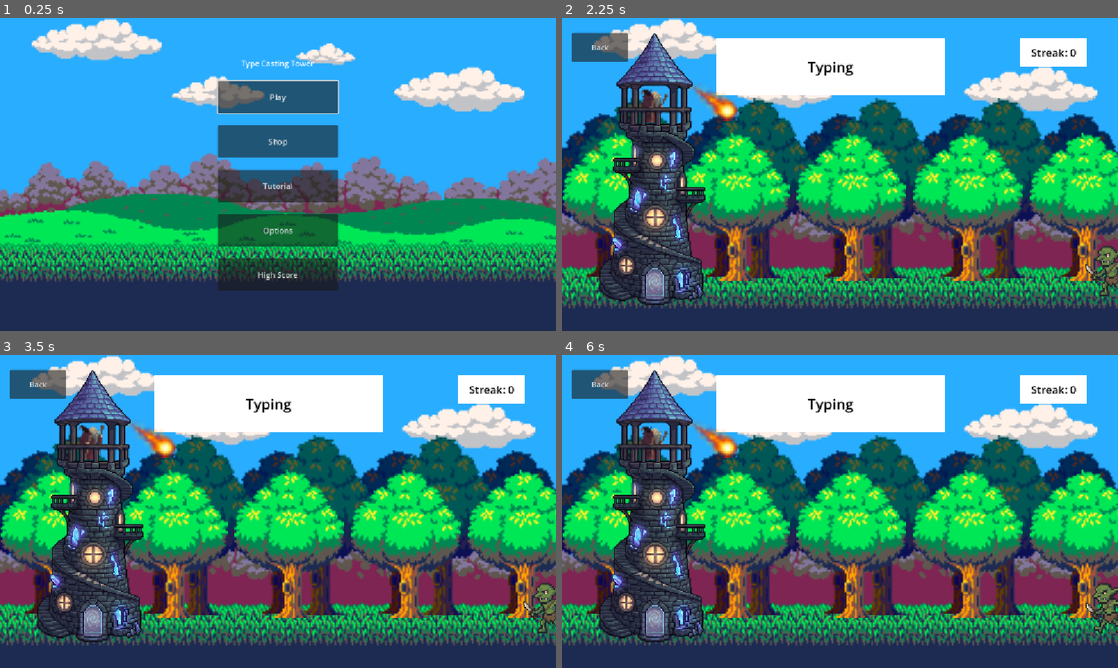
Above: before the commit, frames 1-4 (two rows, left to right).
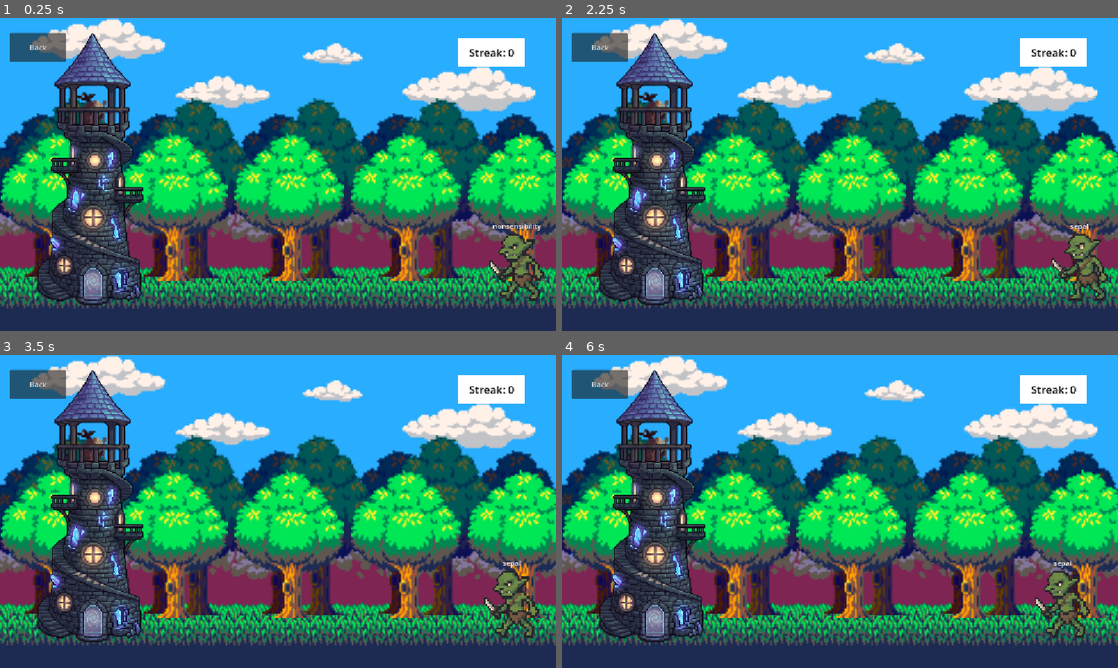
Above: after the commit, the same moments.

Repository: Lychiez/TypingTowerDefense
Game: Godot game, scene res://scenes/game/game.tscn
Two runs of this game, one before a commit and one after it. Both use one fixed random seed, a clock stepped at 60 frames per second and the inputs below. Before the commit the project starts from res://scenes/menus/main_menu.tscn.
Inputs (mouse positions are in pixels of both pictures, inside the frame that each line leads up to):
- Up to frame 1 (0.25 s): no input
- Up to frame 2 (2.25 s): click (840, 96) at 0.5 s, where only the run before the commit has a clickable "Play"; click "Back" at 1.25 s; click "Play" at 2 s
- Up to frame 3 (3.5 s): tap Enter at 2.75, 2.85 s; tap Backspace at 3.05 s
- Up to frame 4 (6 s): tap Backspace at 3.6, 4.55, 5.1 s; tap Enter at 3.8, 4.35, 5.3, 5.85 s

The runs differ from the first frame. In frame 1, 66% of the frame differs, in the area x 0-100%, y 0-93%; in frame 2, 9.1%; in frame 3, 9.3%; in frame 4, 9.4%.
Error before the commit: Invalid access to property or key 'area_entered' on a base object of type 'null instance'. (res://scenes/game/tower.gd:20)
Error after the commit: Invalid access to property or key 'currWord' on a base object of type 'Nil'. (res://scenes/player/player.gd:31)

Commit message:
Added Player and Enemy Scenes, moved and changed gameplay

Diff:
--- a/game/type-casting-tower/project.godot
+++ b/game/type-casting-tower/project.godot
@@ -11,7 +11,7 @@
 [application]
 
 config/name="TypeCastingTower"
-run/main_scene="uid://cvu73adlupnos"
+run/main_scene="uid://d15dgw0pqs115"
 config/features=PackedStringArray("4.7", "Forward Plus")
 config/icon="res://icon.svg"
 
@@ -19,11 +19,16 @@
 
 MusicState="*uid://y5711nv4rl1b"
 ScoreManager="*uid://d17j2iovfeas7"
+WordClass="*uid://cf66mvc4wqowy"
 
 [display]
 
 window/stretch/mode="canvas_items"
 window/stretch/aspect="expand"
+
+[global_group]
+
+enemies=""
 
 [physics]
 
--- /dev/null
+++ b/game/type-casting-tower/scenes/enemy/enemy.gd
@@ -0,0 +1,68 @@
+class_name Enemy
+extends Node2D
+
+# Export enemy stats
+@export var health = 100
+@export var damage = 10
+@export var speed = 10
+# currWord set to "" for empty string, will be set when enemy spawns through spawn() func.
+@export var currWord = ""
+
+@onready var enemyText: RichTextLabel = $EnemyText
+@onready var Sprite: AnimatedSprite2D = $Enemy
+
+# Position is global to the scene/node in godot, so no need for position variable.
+
+func spawn() -> void:
+	# Set Values for prototype, will likely be changed to be set based on enemy type
+	# Static values for prototype
+	health = 100
+	damage = 10
+	speed = 10
+	visible = true
+	currWord = WordClass.wordsList.pick_random()
+	enemyText.text = currWord
+	# set enemy text to be above the sprite
+	# anchor preset set to center means you
+	# don't have to change x position based on word size.
+
+# Used to check accuracy, ie. change coloring of letters.
+# For prototype, likely won't need to include it
+# but this function will likely be updated to add checks
+# and updates for accuracy.
+func checkAcc(input: String) -> void:
+	enemyText.clear()
+	for i in range(currWord.length()):
+		var letter_color := Color.WHITE
+		if i < input.length():
+			if input[i] == currWord[i]:
+				letter_color = Color.GREEN
+			else:
+				letter_color = Color.RED
+		enemyText.push_color(letter_color)
+		enemyText.add_text(currWord[i])
+		enemyText.pop()
+
+func destroy() -> void:
+	if health <= 0:
+		visible = false
+	currWord = ""
+	set_process(false)
+
+func attack() -> void:
+	pass
+
+func touchingTower(Vector2) -> bool:
+	return true
+
+# Called when the node enters the scene tree for the first time.
+func _ready() -> void:
+	spawn()
+	Sprite.play("default")
+
+
+
+# _process will mainly be used for loading and for animating the sprites frames.
+# Called every frame. 'delta' is the elapsed time since the previous frame.
+func _process(delta: float) -> void:
+	position.x -= 10 * delta
--- /dev/null
+++ b/game/type-casting-tower/scenes/enemy/enemy.tscn
@@ -0,0 +1,50 @@
+[gd_scene format=3 uid="uid://gtbedv7aqoth"]
+
+[ext_resource type="Script" uid="uid://coi6ome0owfbh" path="res://scenes/enemy/enemy.gd" id="1_2pb1h"]
+[ext_resource type="Texture2D" uid="uid://bdi8vcgbhc4jr" path="res://assets/goblin_frames/walk_01.png" id="2_40wdo"]
+[ext_resource type="Texture2D" uid="uid://bvbll7yg46gl0" path="res://assets/goblin_frames/walk_02.png" id="3_tjssy"]
+
+[sub_resource type="SpriteFrames" id="SpriteFrames_o3385"]
+animations = [{
+"frames": [{
+"duration": 1.0,
+"texture": ExtResource("2_40wdo")
+}, {
+"duration": 1.0,
+"texture": ExtResource("3_tjssy")
+}],
+"loop": 1,
+"name": &"default",
+"speed": 5.0
+}]
+
+[sub_resource type="RectangleShape2D" id="RectangleShape2D_vamnb"]
+size = Vector2(135, 160)
+
+[node name="EnemySprite" type="CharacterBody2D" unique_id=288556815 groups=["enemies"]]
+script = ExtResource("1_2pb1h")
+
+[node name="EnemyText" type="RichTextLabel" parent="." unique_id=1401574089]
+clip_contents = false
+anchors_preset = 15
+anchor_right = 1.0
+anchor_bottom = 1.0
+offset_left = -24.5
+offset_top = -100.0
+offset_right = 24.5
+offset_bottom = -77.0
+grow_horizontal = 2
+grow_vertical = 2
+text = "Tester"
+fit_content = true
+autowrap_mode = 0
+horizontal_alignment = 1
+vertical_alignment = 1
+
+[node name="Enemy" type="AnimatedSprite2D" parent="." unique_id=1191010588]
+scale = Vector2(0.5, 0.5)
+sprite_frames = SubResource("SpriteFrames_o3385")
+
+[node name="CollisionShape2D" type="CollisionShape2D" parent="." unique_id=1078679206]
+position = Vector2(1.5, 4)
+shape = SubResource("RectangleShape2D_vamnb")
--- a/game/type-casting-tower/scenes/game/game.tscn
+++ b/game/type-casting-tower/scenes/game/game.tscn
@@ -7,126 +7,20 @@
 [ext_resource type="Texture2D" uid="uid://bwy45db7p8ou2" path="res://assets/Multi_Platformer_Tileset_Free/GrassLand/Background/GrassLand_Background_5.png" id="3_5i0tg"]
 [ext_resource type="Texture2D" uid="uid://dwhx2rxaqoeqx" path="res://assets/Multi_Platformer_Tileset_Free/GrassLand/Props/GrassLand_Tree.png" id="4_lfrn8"]
 [ext_resource type="Texture2D" uid="uid://bt242uhnxdc3d" path="res://assets/images/TowerSpriteSheet.png" id="6_5i0tg"]
-[ext_resource type="Texture2D" uid="uid://dcpojqrgvq0wx" path="res://assets/warloclSpriteSheet.png" id="6_vaxfo"]
-[ext_resource type="Texture2D" uid="uid://baqj2fjqiyrs1" path="res://assets/goblin_frames/attack_01.png" id="7_5jirj"]
-[ext_resource type="Texture2D" uid="uid://booxq7sev5jit" path="res://assets/images/fireball.png" id="7_ftsea"]
-[ext_resource type="Texture2D" uid="uid://c45a1ypatimov" path="res://assets/goblin_frames/attack_03.png" id="8_vaxfo"]
-[ext_resource type="Texture2D" uid="uid://cueiqfthyv701" path="res://assets/goblin_frames/attack_02.png" id="9_ftsea"]
-[ext_resource type="Texture2D" uid="uid://vehu78vy88dw" path="res://assets/goblin_frames/attack_04.png" id="10_otnwt"]
-[ext_resource type="Texture2D" uid="uid://bdi8vcgbhc4jr" path="res://assets/goblin_frames/walk_01.png" id="11_3xj4h"]
+[ext_resource type="PackedScene" uid="uid://ddj55mj6w515b" path="res://scenes/player/Player.tscn" id="7_otnwt"]
+[ext_resource type="PackedScene" uid="uid://gtbedv7aqoth" path="res://scenes/enemy/enemy.tscn" id="8_4j704"]
 [ext_resource type="Script" uid="uid://bsmwya4r70cxt" path="res://scenes/game/tower.gd" id="11_5v6r0"]
-[ext_resource type="Texture2D" uid="uid://bvbll7yg46gl0" path="res://assets/goblin_frames/walk_02.png" id="12_5v6r0"]
 
 [sub_resource type="StyleBoxFlat" id="StyleBoxFlat_fffr6"]
 bg_color = Color(1, 1, 1, 1)
 
-[sub_resource type="AtlasTexture" id="AtlasTexture_3xj4h"]
-atlas = ExtResource("6_vaxfo")
-region = Rect2(50, 0, 25, 26)
-
-[sub_resource type="AtlasTexture" id="AtlasTexture_otnwt"]
-atlas = ExtResource("6_vaxfo")
-region = Rect2(25, 0, 25, 26)
-
-[sub_resource type="AtlasTexture" id="AtlasTexture_5v6r0"]
-atlas = ExtResource("6_vaxfo")
-region = Rect2(75, 0, 25, 26)
-
-[sub_resource type="AtlasTexture" id="AtlasTexture_vaxfo"]
-atlas = ExtResource("6_vaxfo")
-region = Rect2(0, 26, 25, 26)
-
-[sub_resource type="AtlasTexture" id="AtlasTexture_ftsea"]
-atlas = ExtResource("6_vaxfo")
-region = Rect2(25, 26, 25, 26)
-
-[sub_resource type="AtlasTexture" id="AtlasTexture_uyinl"]
-atlas = ExtResource("6_vaxfo")
-region = Rect2(75, 0, 25, 26)
-
-[sub_resource type="AtlasTexture" id="AtlasTexture_10c2w"]
-atlas = ExtResource("6_vaxfo")
-region = Rect2(75, 26, 25, 26)
-
-[sub_resource type="AtlasTexture" id="AtlasTexture_pg2xm"]
-atlas = ExtResource("6_vaxfo")
-region = Rect2(100, 26, 25, 26)
-
-[sub_resource type="SpriteFrames" id="SpriteFrames_fffr6"]
-animations = [{
-"frames": [{
-"duration": 3.0,
-"texture": SubResource("AtlasTexture_3xj4h")
-}, {
-"duration": 3.0,
-"texture": SubResource("AtlasTexture_otnwt")
-}, {
-"duration": 4.0,
-"texture": SubResource("AtlasTexture_5v6r0")
-}],
-"loop": 1,
-"name": &"Idle",
-"speed": 5.0
-}, {
-"frames": [{
-"duration": 1.0,
-"texture": SubResource("AtlasTexture_vaxfo")
-}, {
-"duration": 1.0,
-"texture": SubResource("AtlasTexture_ftsea")
-}, {
-"duration": 1.0,
-"texture": SubResource("AtlasTexture_uyinl")
-}, {
-"duration": 1.0,
-"texture": SubResource("AtlasTexture_10c2w")
-}, {
-"duration": 1.0,
-"texture": SubResource("AtlasTexture_pg2xm")
-}],
-"loop": 1,
-"name": &"attack",
-"speed": 5.0
-}]
-
 [sub_resource type="RectangleShape2D" id="RectangleShape2D_5v6r0"]
 size = Vector2(46.217644, 168.25226)
 
-[sub_resource type="SpriteFrames" id="SpriteFrames_5i0tg"]
-animations = [{
-"frames": [{
-"duration": 1.0,
-"texture": ExtResource("7_5jirj")
-}, {
-"duration": 1.0,
-"texture": ExtResource("8_vaxfo")
-}, {
-"duration": 1.0,
-"texture": ExtResource("9_ftsea")
-}, {
-"duration": 1.0,
-"texture": ExtResource("10_otnwt")
-}],
-"loop": 1,
-"name": &"Goblin Attack",
-"speed": 5.0
-}, {
-"frames": [{
-"duration": 2.0,
-"texture": ExtResource("11_3xj4h")
-}, {
-"duration": 1.5,
-"texture": ExtResource("12_5v6r0")
-}],
-"loop": 1,
-"name": &"Goblin walk",
-"speed": 5.0
-}]
-
 [sub_resource type="StyleBoxFlat" id="StyleBoxFlat_gq1x7"]
 bg_color = Color(1, 1, 1, 1)
 
-[node name="Game" type="Control" unique_id=1119010962 node_paths=PackedStringArray("tower", "enemy")]
+[node name="Game" type="Control" unique_id=1119010962 node_paths=PackedStringArray("tower", "enemy", "player")]
 layout_mode = 3
 anchors_preset = 15
 anchor_right = 1.0
@@ -136,7 +30,8 @@
 scale = Vector2(0.92730117, 0.9190501)
 script = ExtResource("1_otnwt")
 tower = NodePath("Tower")
-enemy = NodePath("Enemy Goblin")
+enemy = NodePath("EnemySprite")
+player = NodePath("player")
 
 [node name="Clouds" type="TextureRect" parent="." unique_id=1802483545]
 layout_mode = 1
@@ -258,6 +153,7 @@
 texture = ExtResource("4_lfrn8")
 
 [node name="Textbox" type="RichTextLabel" parent="." unique_id=849033249]
+visible = false
 custom_minimum_size = Vector2(512, 128)
 layout_mode = 0
 offset_left = 344.0
@@ -282,18 +178,13 @@
 text = "Back"
 script = ExtResource("1_sul5r")
 
-[node name="Wizard" type="AnimatedSprite2D" parent="." unique_id=1055826836]
-position = Vector2(206, 193)
+[node name="EnemySprite" parent="." unique_id=288556815 instance=ExtResource("8_4j704")]
+position = Vector2(1157.1215, 557.0969)
+scale = Vector2(1, 0.99999994)
+
+[node name="player" parent="." unique_id=912395618 instance=ExtResource("7_otnwt")]
+position = Vector2(197, 203)
 scale = Vector2(3.5, 3.5)
-sprite_frames = SubResource("SpriteFrames_fffr6")
-animation = &"Idle"
-autoplay = "Idle"
-frame_progress = 0.47632495
-
-[node name="Fireball" type="Sprite2D" parent="Wizard" unique_id=1200143427]
-position = Vector2(37.142857, -1.1428556)
-scale = Vector2(2, 2)
-texture = ExtResource("7_ftsea")
 
 [node name="Tower" type="Sprite2D" parent="." unique_id=1871822049]
 position = Vector2(201, 343)
@@ -310,14 +201,6 @@
 position = Vector2(-7.3142395, 54.004425)
 scale = Vector2(6.443546, 6.443546)
 shape = SubResource("RectangleShape2D_5v6r0")
-
-[node name="Enemy Goblin" type="AnimatedSprite2D" parent="." unique_id=1061011028]
-position = Vector2(1216.4332, 566.8897)
-scale = Vector2(0.37814164, 0.37814164)
-sprite_frames = SubResource("SpriteFrames_5i0tg")
-animation = &"Goblin walk"
-autoplay = "Goblin walk"
-frame_progress = 0.2482586
 
 [node name="Streak" type="Label" parent="." unique_id=1159214983]
 custom_minimum_size = Vector2(64, 64)
--- a/game/type-casting-tower/scenes/game/gameplay.gd
+++ b/game/type-casting-tower/scenes/game/gameplay.gd
@@ -1,6 +1,7 @@
 extends Node
 @export var tower: Node
 @export var enemy: Node
+@export var player: Node
 @onready var textBox: RichTextLabel = $Textbox
 @onready var streakBox: Label = $Streak
 @onready var gameOverBox: VBoxContainer = $"Game Over Box"
@@ -11,79 +12,80 @@
 # Called when the node enters the scene tree for the first time.
 # moved to the collision handling by the collision shapes
 var session_ended := false
-var typed_word:=""
-var dictionary = ["Typing","Typing","Defence"]
-var index = 0
-var target_word= dictionary[index]
 var streak = 0
 var session_saved := false
 
 func _ready() -> void:
-	update_word_display()
+	player.streak_changed.connect(streak_change)
 	tower.destroyed.connect(end_session)
 
 # Called every frame. 'delta' is the elapsed time since the previous frame.
 func _process(delta: float) -> void:
 	pass
 
-func update_word_display() ->void:
-	target_word = dictionary[index]
-	textBox.clear()
-	for i in range(target_word.length()):
-		var letter_color := Color.BLACK
-		if i < typed_word.length():
-			if typed_word[i] == target_word[i]:
-				letter_color = Color.GREEN
-			else:
-				letter_color = Color.RED
-		textBox.push_color(letter_color)
-		textBox.add_text(target_word[i])
-		textBox.pop()
-	textBox.add_text("\n" + typed_word)
+#func update_word_display() ->void:
+	#if target_word.is_empty():
+		#target_word = WordClass.wordsList.pick_random()
+	#textBox.clear()
+	#for i in range(target_word.length()):
+		#var letter_color := Color.BLACK
+		#if i < typed_word.length():
+			#if typed_word[i] == target_word[i]:
+				#letter_color = Color.GREEN
+			#else:
+				#letter_color = Color.RED
+		#textBox.push_color(letter_color)
+		#textBox.add_text(target_word[i])
+		#textBox.pop()
+	#textBox.add_text("\n" + typed_word)
 
 #keyboard input of typing, only want letters
 #add to the type_word or remove, or send tp submit to comparision handling
-func _unhandled_key_input(event: InputEvent) -> void:
-	if session_ended:
-		return
-	if not event is InputEventKey:
-		return
-	if not event.pressed or event.echo:
-		return
-	if event.keycode == KEY_ENTER:
-		print("entered pressed")
-		if not typed_word.is_empty():
-			_submit_word()
-	elif event.keycode == KEY_BACKSPACE:
-			print("backspace pressed")
-			typed_word = typed_word.left(-1)
-	elif (event.unicode >= 65 and event.unicode <= 90) or \
-		(event.unicode >= 97 and event.unicode <= 122):
-		print("pressed " + String.chr(event.unicode))
-		typed_word += String.chr(event.unicode)
-	else:
-		return
-	update_word_display()
-	get_viewport().set_input_as_handled()
+#func _unhandled_key_input(event: InputEvent) -> void:
+	#if session_ended:
+		#return
+	#if not event is InputEventKey:
+		#return
+	#if not event.pressed or event.echo:
+		#return
+	#if event.keycode == KEY_ENTER:
+		#print("entered pressed")
+		#if not typed_word.is_empty():
+			#_submit_word()
+	#elif event.keycode == KEY_BACKSPACE:
+			#print("backspace pressed")
+			#typed_word = typed_word.left(-1)
+	#elif (event.unicode >= 65 and event.unicode <= 90) or \
+		#(event.unicode >= 97 and event.unicode <= 122):
+		#print("pressed " + String.chr(event.unicode))
+		#typed_word += String.chr(event.unicode)
+	#else:
+		#return
+	#update_word_display()
+	#get_viewport().set_input_as_handled()
 
 #handle comparison and consequences
-func _submit_word() -> void:
-	if not (typed_word == target_word):
-		print("word wan't correct, reset streak")
-		streak = 0
-	else:
-		#enemy.take_damage(1)
-		streak += 1
-	typed_word = ""
-	index = (index + 1) % dictionary.size()
-	streakBox.text = "Streak: " + str(streak)
-	return
+#func _submit_word() -> void:
+	#if not (typed_word == target_word):
+		#print("word wan't correct, reset streak")
+		#streak = 0
+	#else:
+		##enemy.take_damage(1)
+		#streak += 1
+	#typed_word = ""
+	#target_word = ""
+	##index = (index + 1) % dictionary.size()
+	#streakBox.text = "Streak: " + str(streak)
+	#return
+
+func streak_change(new_streak: int) -> void:
+	streakBox.text = "Streak: " + str(new_streak)
 
 # a game session ends
 #tower for game ending reasons
 func end_session() -> void:
 	if session_saved:
 		return
-	var error := ScoreManager.save_score(streak)
-	if error == OK:
-		session_saved = true
+	#var error := ScoreManager.save_score(streak)
+	#if error == OK:
+		#session_saved = true
--- a/game/type-casting-tower/scenes/game/tower.gd
+++ b/game/type-casting-tower/scenes/game/tower.gd
@@ -17,7 +17,8 @@
 
 
 func _ready() -> void:
-	$Area2D.area_entered.connect(_on_enemy_entered)
+	#$Area2D.area_entered.connect(_on_enemy_entered)
+	pass
 
 func _on_enemy_entered(area: Area2D) -> void:
 	# Assumes the enemy's Area2D is a child of its sprite.
--- /dev/null
+++ b/game/type-casting-tower/scenes/player/Player.tscn
@@ -0,0 +1,33 @@
+[gd_scene format=3 uid="uid://ddj55mj6w515b"]
+
+[ext_resource type="Texture2D" uid="uid://1ik50qvf1osm" path="res://scenes/player/warloclSpriteSheet.png" id="1_3qydi"]
+[ext_resource type="Script" uid="uid://7wyrqlh2inxe" path="res://scenes/player/player.gd" id="2_q3lat"]
+
+[sub_resource type="AtlasTexture" id="AtlasTexture_ky53y"]
+atlas = ExtResource("1_3qydi")
+region = Rect2(0, 0, 25, 26)
+
+[sub_resource type="AtlasTexture" id="AtlasTexture_bvqhm"]
+atlas = ExtResource("1_3qydi")
+region = Rect2(25, 0, 25, 26)
+
+[sub_resource type="SpriteFrames" id="SpriteFrames_h00vy"]
+animations = [{
+"frames": [{
+"duration": 1.0,
+"texture": SubResource("AtlasTexture_ky53y")
+}, {
+"duration": 1.0,
+"texture": SubResource("AtlasTexture_bvqhm")
+}],
+"loop": 1,
+"name": &"default",
+"speed": 5.0
+}]
+
+[node name="player" type="CharacterBody2D" unique_id=912395618]
+script = ExtResource("2_q3lat")
+
+[node name="AnimatedSprite2D" type="AnimatedSprite2D" parent="." unique_id=81794753]
+sprite_frames = SubResource("SpriteFrames_h00vy")
+frame_progress = 0.5306102
--- /dev/null
+++ b/game/type-casting-tower/scenes/player/player.gd
@@ -0,0 +1,84 @@
+class_name Player
+extends Node
+
+signal streak_changed(new_streak)
+@export var health = 100
+@export var input: String = ""
+@export var keys: int = 10
+@export var score: int = 0
+
+# Will likely be used for increasing score multiplicatively?
+# Also can be used to measure typing accuracy
+var streak = 0
+var currEnemy: Enemy = null
+
+# Handles keyboard input
+func _unhandled_input(event: InputEvent) -> void:
+	var typedChar = ''
+	# Handling for keyboard input
+	if event is InputEventKey and event.pressed:
+		# Handler for keyboard backspace
+		if event.keycode == KEY_BACKSPACE:
+			print("backspace pressed")
+			if not input.is_empty():
+				input = input.left(-1)
+				currEnemy.checkAcc(input)
+			else:
+				currEnemy = null
+			return
+		# Handler for keyboard enter
+		elif event.keycode == KEY_ENTER:
+			if input == currEnemy.currWord:
+				print("Word is correct!")
+				currEnemy.currWord = WordClass.wordsList.pick_random()
+				deal_damage(currEnemy)
+				streak += 1
+				streak_changed.emit(streak)
+			else:
+				print("word wan't correct, reset streak")
+				streak = 0
+				streak_changed.emit(streak)
+			# Standard keyboard games have enter always reset input.
+			input = ""
+			currEnemy.checkAcc(input)
+			return
+		# use event.unicode to make keyboard layout malleable.
+		# Could also use event.keycode but would mean you'd
+		# have to add extra code for different keyboard layouts.
+		typedChar = char(event.unicode)
+		if currEnemy == null:
+			grab_enemy(typedChar)
+		input += typedChar
+		print("Pressed ", typedChar)
+		print(input)
+		# For Color Coding the Word as you type.
+		if currEnemy != null:
+			currEnemy.checkAcc(input)
+		get_viewport().set_input_as_handled()
+
+# Used to grab enemy for dedicated input
+# When typing a word should only be able to type that one word
+# Unless you backspace fully and input becomes "" again.
+func grab_enemy(currentChar: String) -> void:
+	var enemies = get_tree().get_nodes_in_group("enemies")
+	for node in enemies:
+		# cast node as enemy type
+		var enemy = node as Enemy
+		if enemy and enemy.currWord.begins_with(currentChar):
+			currEnemy = enemy
+
+func deal_damage(currEnemy: Enemy) -> void:
+	if (currEnemy.health > 0):
+		currEnemy.health -= 50
+	if currEnemy.health == 0:
+		print("Enemy defeated")
+		currEnemy.destroy()
+
+# Called when the node enters the scene tree for the first time.
+func _ready() -> void:
+	pass # Replace with function body.
+
+
+# Called every frame. 'delta' is the elapsed time since the previous frame.
+func _process(delta: float) -> void:
+	pass
--- /dev/null
+++ b/game/type-casting-tower/scenes/wordlist/wordClass.gd
@@ -0,0 +1,27 @@
+extends Node
+
+# min_length and max_length would likely be set by level to generate
+# random words for enemies to add difficulty for learning
+@export var min_length: int = 0
+@export var max_length: int = 0
+
+# Dictionary type is basically godots version of hashmap
+# Since wordsList is unique and holds
+var wordsList: Array[String] = []
+var usedWords: Dictionary = {}
+
+# Called when the node enters the scene tree for the first time.
+func _ready() -> void:
+	var file = FileAccess.open("res://scenes/Wordlist/words_alpha.txt", FileAccess.READ)
+	# Check if the file is open
+	if file.is_open() != true:
+			push_error("Failed to open word file!")
+			return
+	while not file.eof_reached():
+		# add words to wordsList, strip_edges() removes tabulars, ie. spaces, tabs, etc.
+		var word = file.get_line().strip_edges()
+		wordsList.append(word)
+
+# Called every frame. 'delta' is the elapsed time since the previous frame.
+func _process(delta: float) -> void:
+	pass
Binary file added: game/type-casting-tower/scenes/enemy/Basic 1x.png
Not shown, added: game/type-casting-tower/scenes/enemy/Basic 1x.png.import
Not shown, added: game/type-casting-tower/scenes/enemy/enemy.gd.uid
Not shown, added: game/type-casting-tower/scenes/player/player.gd.uid
Binary file added: game/type-casting-tower/scenes/player/warloclSpriteSheet.png
Not shown, added: game/type-casting-tower/scenes/player/warloclSpriteSheet.png.import
Not shown, added: game/type-casting-tower/scenes/wordlist/wordClass.gd.uid
Not shown, added: game/type-casting-tower/scenes/wordlist/words_alpha.txt
